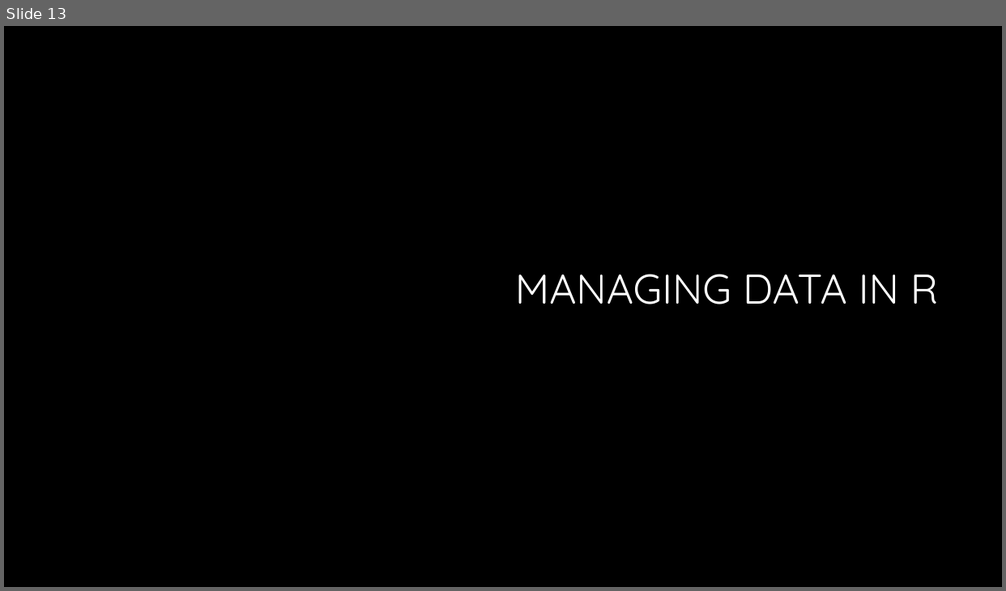
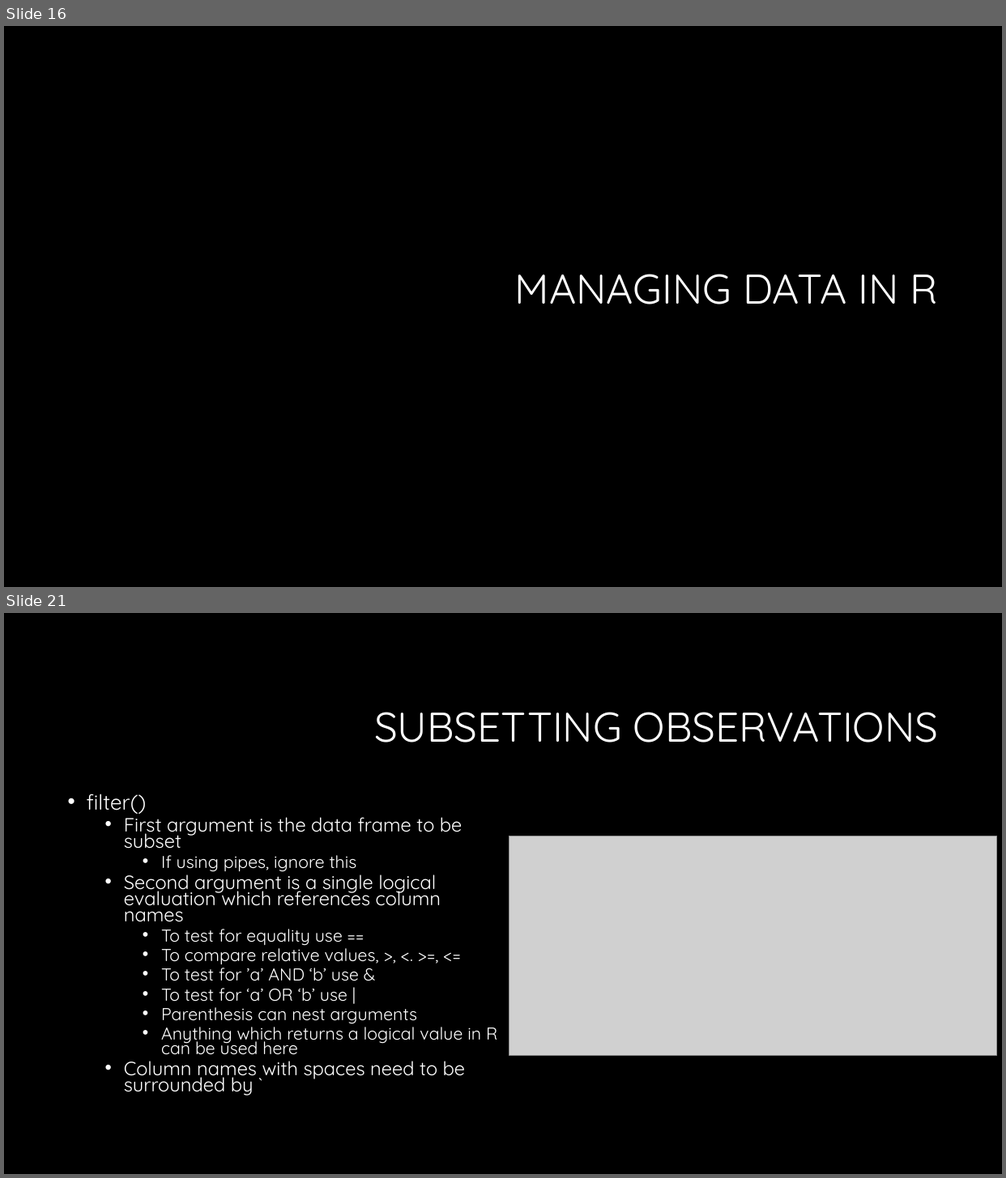
Before and after one commit to bmewing/TCQF2016, a slide deck: Reproducible data analysis.pptx. Shown one above the other, each under a label of ours: slide 13 before the commit, slides 16 and 21 after it; the slides between them are not shown. The pictures are 1006x591 and 1006x1178 pixels, drawn with LibreOffice and Linux fonts; fonts in the diff are those of the drawing; grey boxes stand for pictures; background and template pictures are left out. Boxes give left, top, right and bottom in pixels: in the first picture for what was removed or moved away, otherwise in the second. Text is boxed around its words. In the diff, an @@ line names an element or a change of style, - is before the commit and + after.

```diff
--- a/Reproducible data analysis.pptx
+++ b/Reproducible data analysis.pptx
@@ slide 21 added at [4, 613, 1002, 1174], background #000000 @@
@@ title added at [374, 712, 938, 743], 40 pt, text #FFFFFF @@
+SUBSETTING OBSERVATIONS
@@ text added at [87, 794, 497, 1096], 16.6 pt, text #FFFFFF @@
+• filter()
+  • First argument is the data frame to be subset
+    • If using pipes, ignore this
+  • Second argument is a single logical evaluation which references column names
+    • To test for equality use ==
+    • To compare relative values, >, <. >=, <=
+    • To test for ’a’ AND ‘b’ use &
+    • To test for ‘a’ OR ‘b’ use |
+    • Parenthesis can nest arguments
+    • Anything which returns a logical value in R can be used here
+  • Column names with spaces need to be surrounded by `
@@ picture added at [509, 836, 997, 1055] @@
@@ what was slide 13 is now slide 16 @@
```
Also in this commit, not shown: 25 other slides added, 1 slide removed, 5 other files.
